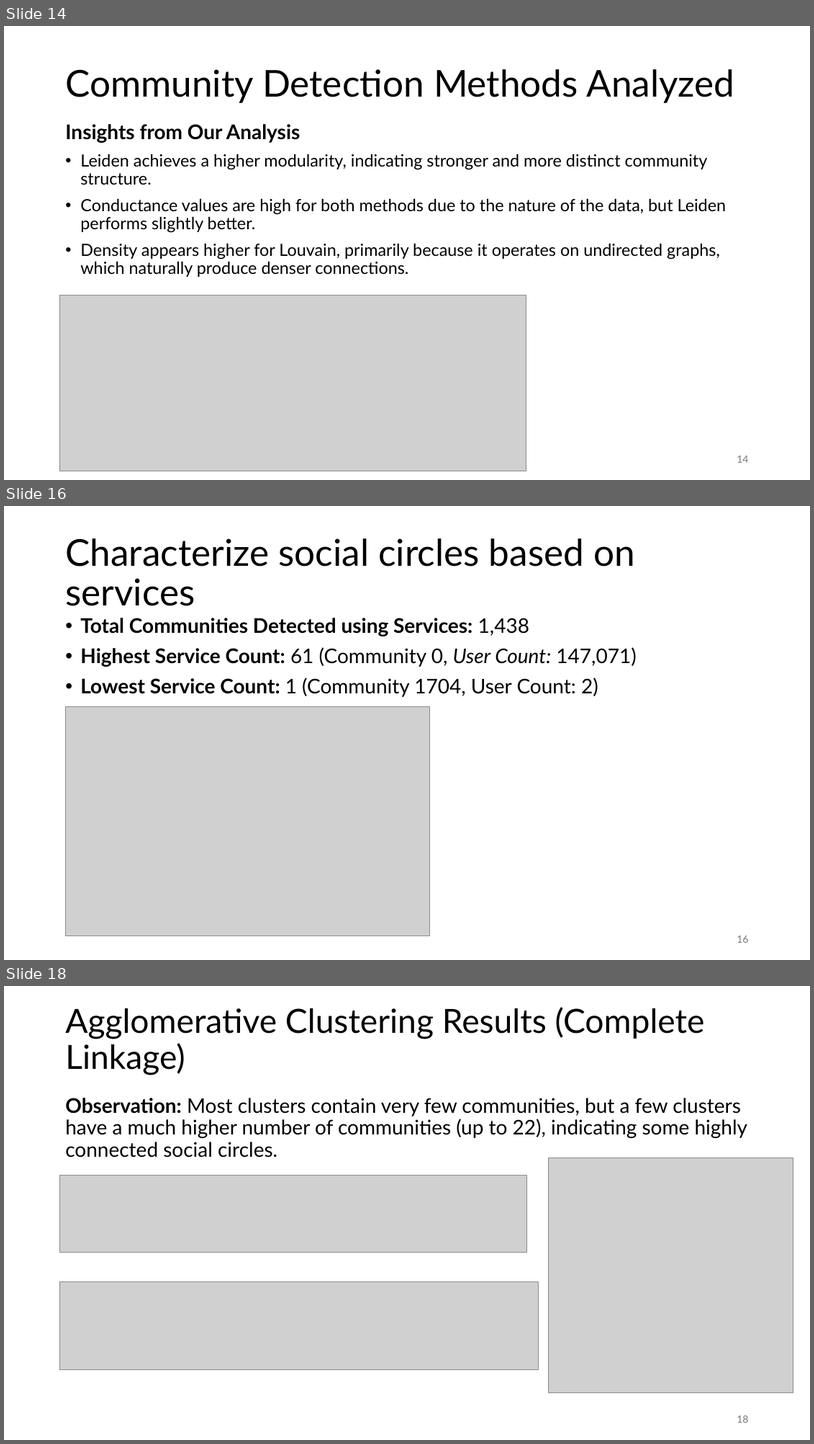
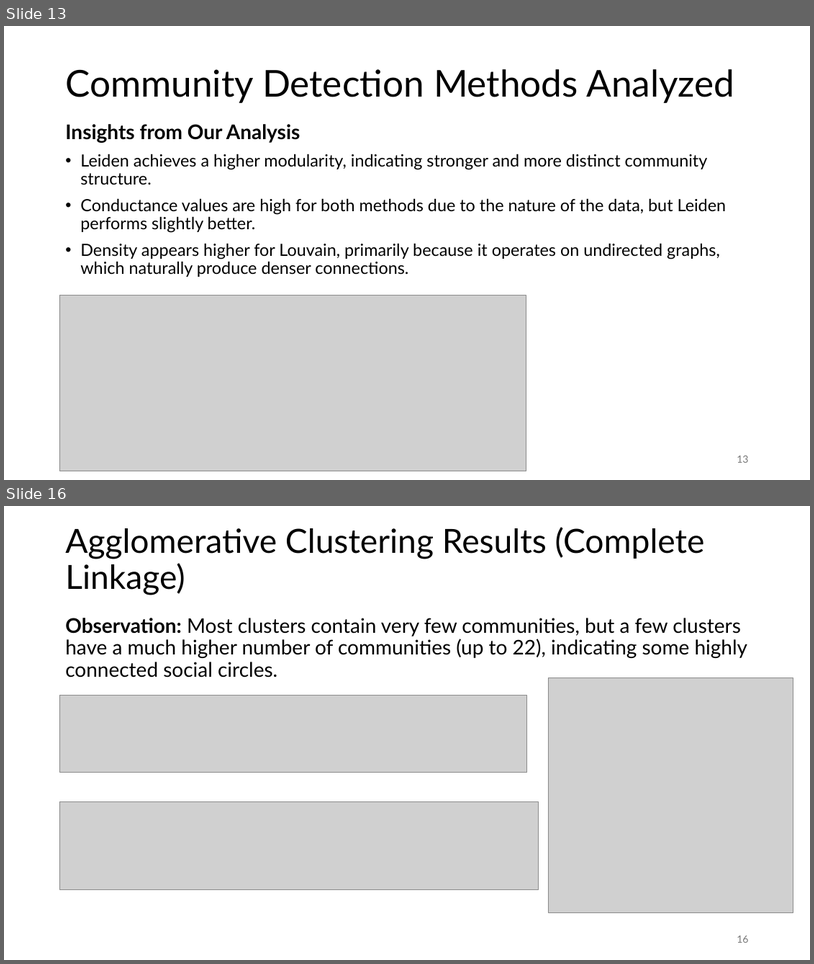
Before and after one commit to jonas-blum/data-mining-1, a slide deck: project/project-presentation-group51.pptx. Shown one above the other, each under a label of ours: slides 14, 16 and 18 before the commit, slides 13 and 16 after it; the slides between them are not shown. The pictures are 814x1444 and 814x964 pixels, drawn with LibreOffice and Linux fonts; fonts in the diff are those of the drawing; grey boxes stand for pictures. Boxes give left, top, right and bottom in pixels: in the first picture for what was removed or moved away, otherwise in the second. Text is boxed around its words. In the diff, an @@ line names an element or a change of style, - is before the commit and + after.

```diff
--- a/project/project-presentation-group51.pptx
+++ b/project/project-presentation-group51.pptx
@@ slide 16 removed at (x1=4, y1=506, x2=810, y2=960), background #FFFFFF @@
@@ title removed at (x1=65, y1=538, x2=635, y2=606) @@
-Characterize social circles based on services
@@ text removed at (x1=80, y1=618, x2=636, y2=697) @@
-• Total Communities Detected using Services: 1,438
-• Highest Service Count: 61 (Community 0, User Count: 147,071)
-• Lowest Service Count: 1 (Community 1704, User Count: 2)
@@ picture removed at (x1=65, y1=707, x2=430, y2=936) @@
@@ page number removed at (x1=737, y1=935, x2=748, y2=942) @@
-16
@@ what was slide 14 is now slide 13 @@
@@ page number at (x1=737, y1=455, x2=748, y2=462): text changed @@
-14
+13
@@ what was slide 18 is now slide 16 @@
@@ page number at (x1=737, y1=935, x2=748, y2=942): text changed @@
-18
+16
```
Also in this commit, not shown: 12 slides changed, 2 other slides removed, 6 other files.
